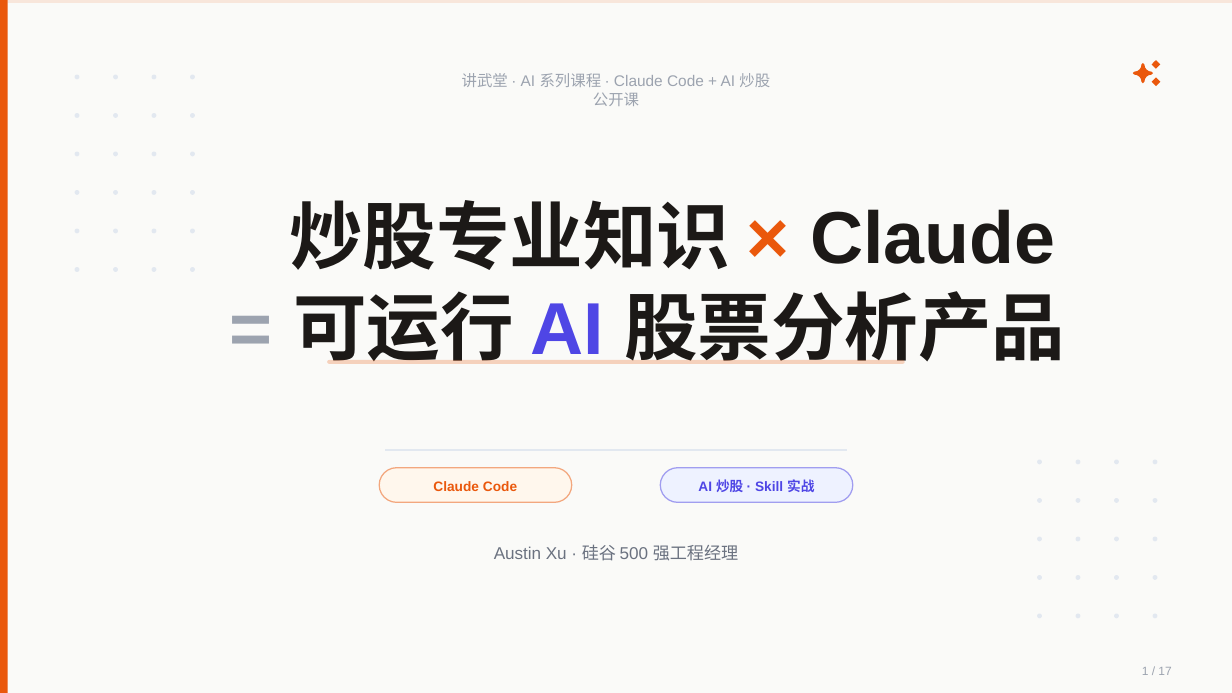
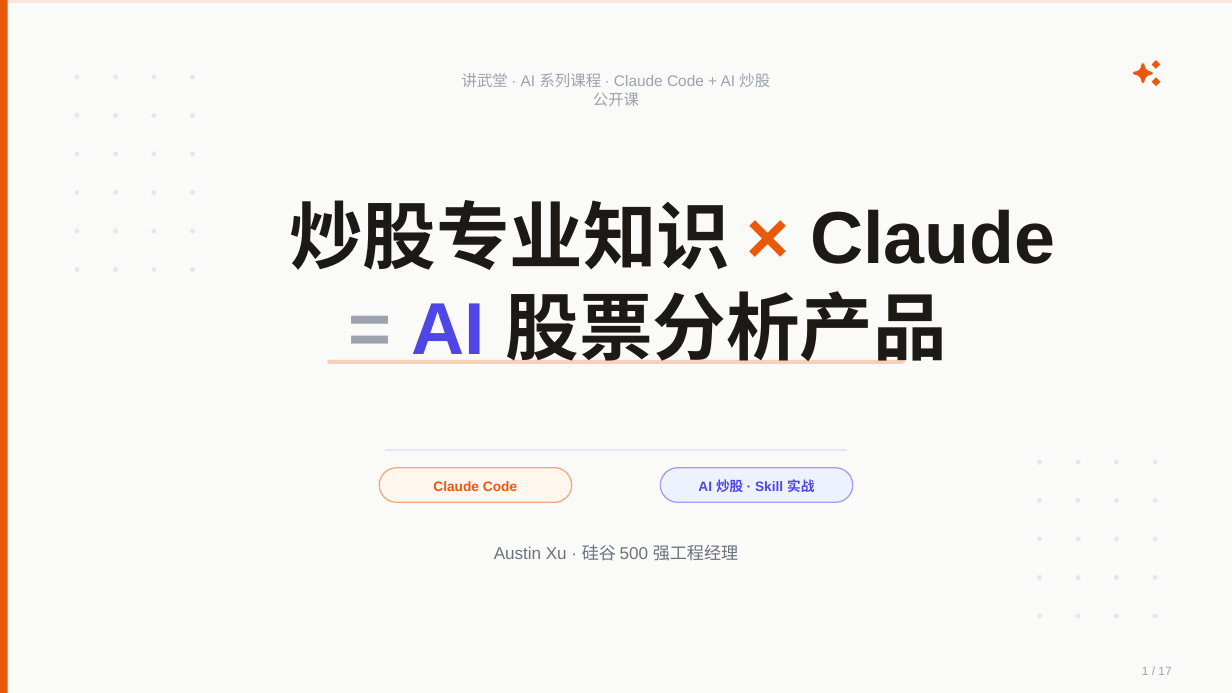
Before and after one commit to austinxyz/course-portal, a slide deck: slide 1 of dl/webinar-s4-stock-0717.pptx. Drawn at 1232x693 pixels with LibreOffice and Linux fonts; fonts in the diff are those of the drawing. Boxes give left, top, right and bottom in pixels: in the first picture for what was removed or moved away, otherwise in the second. Text is boxed around its words. In the diff, an @@ line names an element or a change of style, - is before the commit and + after.

```diff
--- a/dl/webinar-s4-stock-0717.pptx
+++ b/dl/webinar-s4-stock-0717.pptx
@@ text at [412, 291, 947, 364]: text changed @@
-= 可运行 AI 股票分析产品
+= AI 股票分析产品
```
Also in this commit, not shown: 2 other slides changed, 2 slides added, 1 slide removed, 4 other files.
